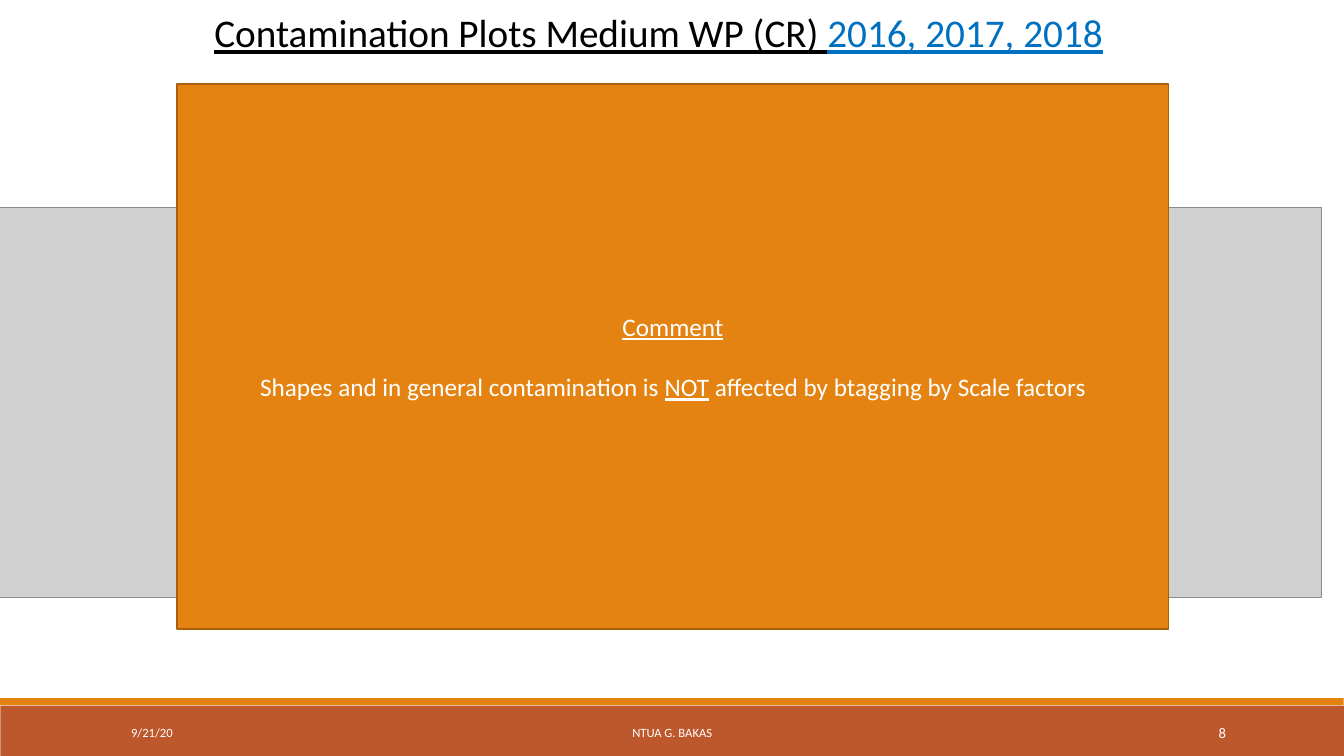
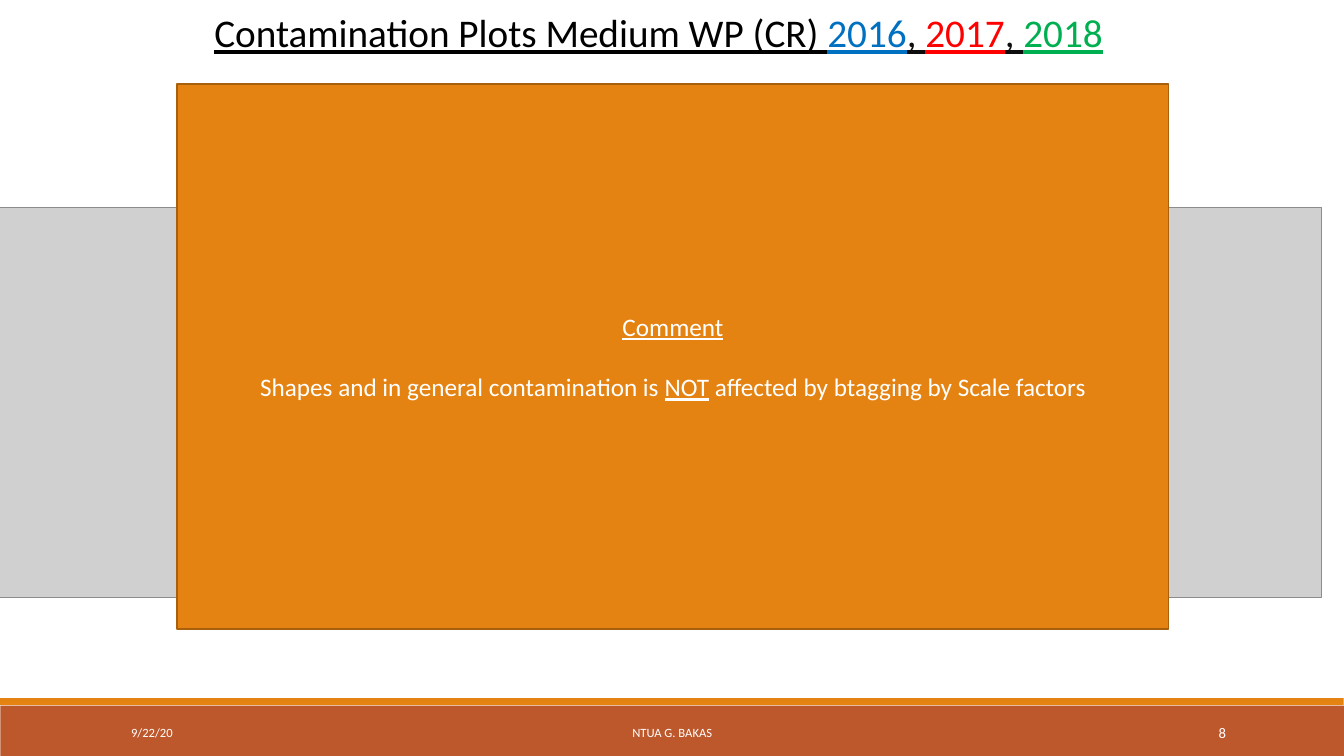
Before and after one commit to georgebakas/HEP-NTUA, a slide deck: slide 8 of Documents for Progress/AnalysisStatus_ttX_NTUA.pptx. Drawn at 1344x756 pixels with LibreOffice and Linux fonts; fonts in the diff are those of the drawing; grey boxes stand for pictures; background and template pictures are left out. Boxes give left, top, right and bottom in pixels: in the first picture for what was removed or moved away, otherwise in the second. Text is boxed around its words. In the diff, an @@ line names an element or a change of style, - is before the commit and + after.

```diff
--- a/Documents for Progress/AnalysisStatus_ttX_NTUA.pptx
+++ b/Documents for Progress/AnalysisStatus_ttX_NTUA.pptx
@@ text "Contamination Plots Medium WP (CR) ..." at bbox=[214, 18, 1102, 54]: text colour #0070C0 to #0D0D0D in "2016, 2017,"; text colour #0070C0 to #FF0000 in "2017,"; text colour #0070C0 to #00B050 in "2018" @@
@@ text at bbox=[131, 728, 173, 738]: text changed @@
-9/21/20
+9/22/20
```
Also in this commit, not shown: 27 other slides changed, 2 slides removed, 4 other files.
